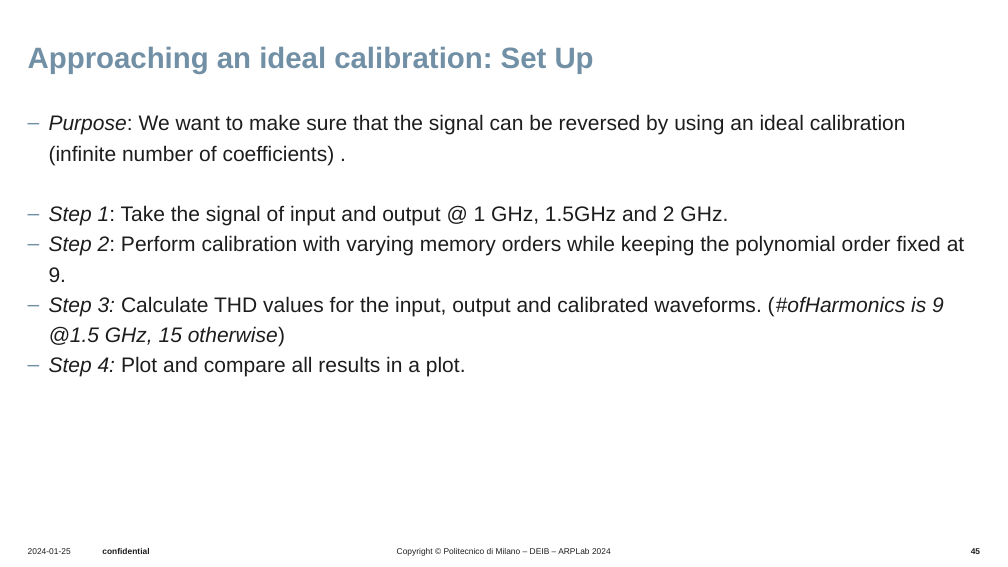
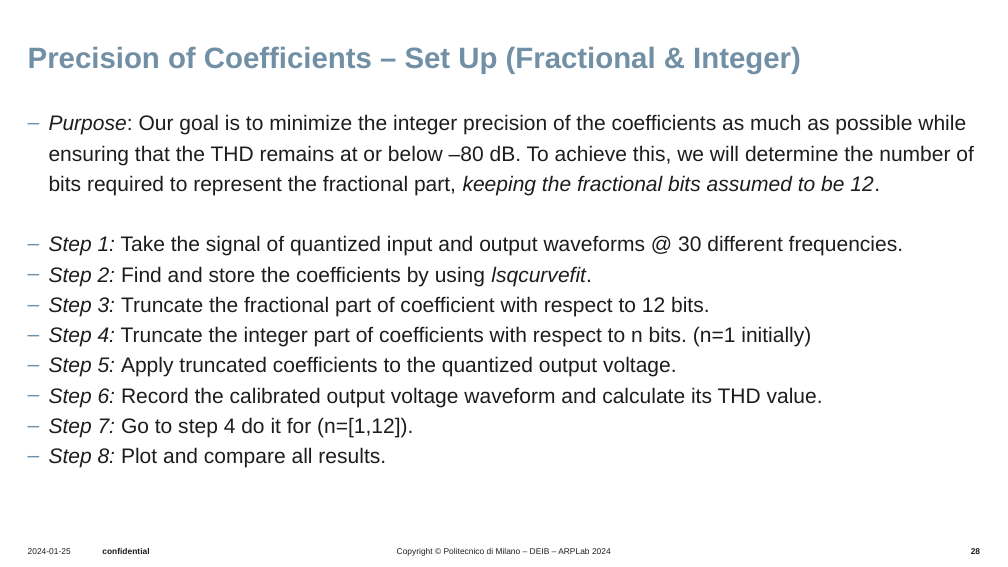
Before and after one commit to UseProxy305/thesisWork, a slide deck: slide 28 of Presentations/presentation6_2_oct/20251002_bi.pptx (slide 45 before the commit). Drawn at 1008x567 pixels with LibreOffice and Linux fonts; fonts in the diff are those of the drawing; background and template pictures are left out. Boxes give left, top, right and bottom in pixels: in the first picture for what was removed or moved away, otherwise in the second. Text is boxed around its words. In the diff, an @@ line names an element or a change of style, - is before the commit and + after.

```diff
--- a/Presentations/presentation6_2_oct/20251002_bi.pptx
+++ b/Presentations/presentation6_2_oct/20251002_bi.pptx
@@ title at (28, 46, 801, 74): text changed @@
-Approaching an ideal calibration: Set Up
+Precision of Coefficients – Set Up (Fractional & Integer)
@@ text at (49, 114, 974, 468): text changed @@
-‒ Purpose: We want to make sure that the signal can be reversed by using an ideal calibration (infinite number of coefficients) .
-‒ Step 1: Take the signal of input and output @ 1 GHz, 1.5GHz and 2 GHz.
-‒ Step 2: Perform calibration with varying memory orders while keeping the polynomial order fixed at 9.
-‒ Step 3: Calculate THD values for the input, output and calibrated waveforms. (#ofHarmonics is 9 @1.5 GHz, 15 otherwise)
-‒ Step 4: Plot and compare all results in a plot.
+‒ Purpose: Our goal is to minimize the integer precision of the coefficients as much as possible while ensuring that the THD remains at or below –80 dB. To achieve this, we will determine the number of bits required to represent the fractional part, keeping the fractional bits assumed to be 12.
+‒ Step 1: Take the signal of quantized input and output waveforms @ 30 different frequencies.
+‒ Step 2: Find and store the coefficients by using lsqcurvefit.
+‒ Step 3: Truncate the fractional part of coefficient with respect to 12 bits.
+‒ Step 4: Truncate the integer part of coefficients with respect to n bits. (n=1 initially)
+‒ Step 5: Apply truncated coefficients to the quantized output voltage.
+‒ Step 6: Record the calibrated output voltage waveform and calculate its THD value.
+‒ Step 7: Go to step 4 do it for (n=[1,12]).
+‒ Step 8: Plot and compare all results.
@@ page number at (971, 547, 980, 556): text changed @@
-45
+28
```
Also in this commit, not shown: 13 other slides changed, 11 slides added, 32 slides removed, 13 other files.
